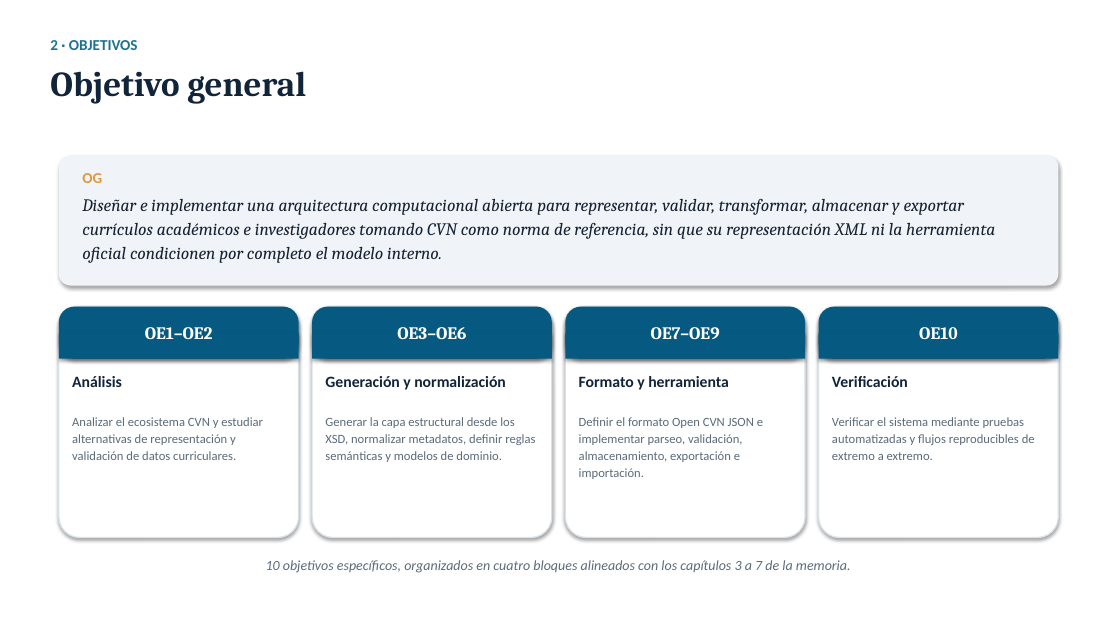
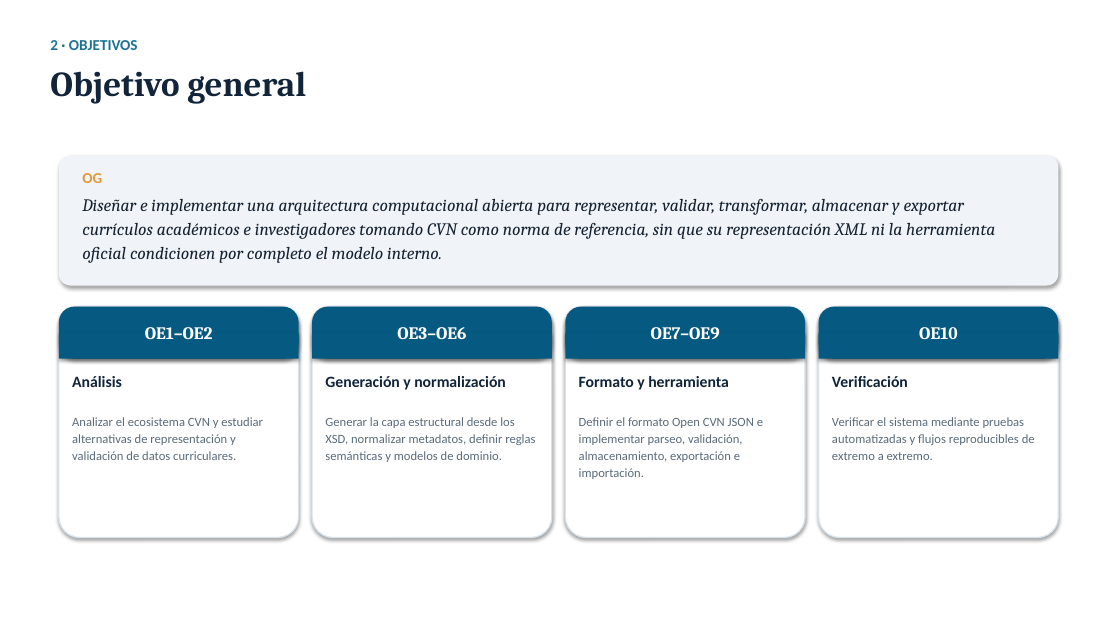
Before and after one commit to holt00/TFG-open-cnv-schema, a slide deck: slide 5 of docs/defensa/presentacion_tfg.pptx. Drawn at 1120x630 pixels with LibreOffice and Linux fonts; fonts in the diff are those of the drawing. Boxes give left, top, right and bottom in pixels: in the first picture for what was removed or moved away, otherwise in the second. Text is boxed around its words. In the diff, an @@ line names an element or a change of style, - is before the commit and + after.

```diff
--- a/docs/defensa/presentacion_tfg.pptx
+++ b/docs/defensa/presentacion_tfg.pptx
@@ text removed at [266,560,851,573] @@
-10 objetivos específicos, organizados en cuatro bloques alineados con los capítulos 3 a 7 de la memoria.
```
Also in this commit, not shown: 3 other slides changed, 3 other files.
